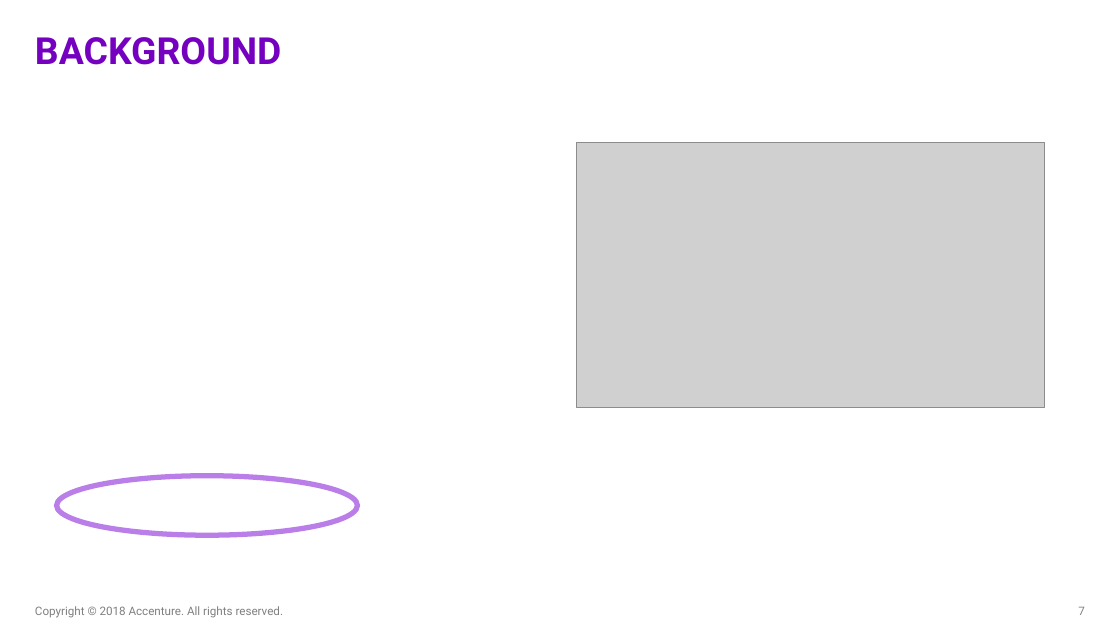
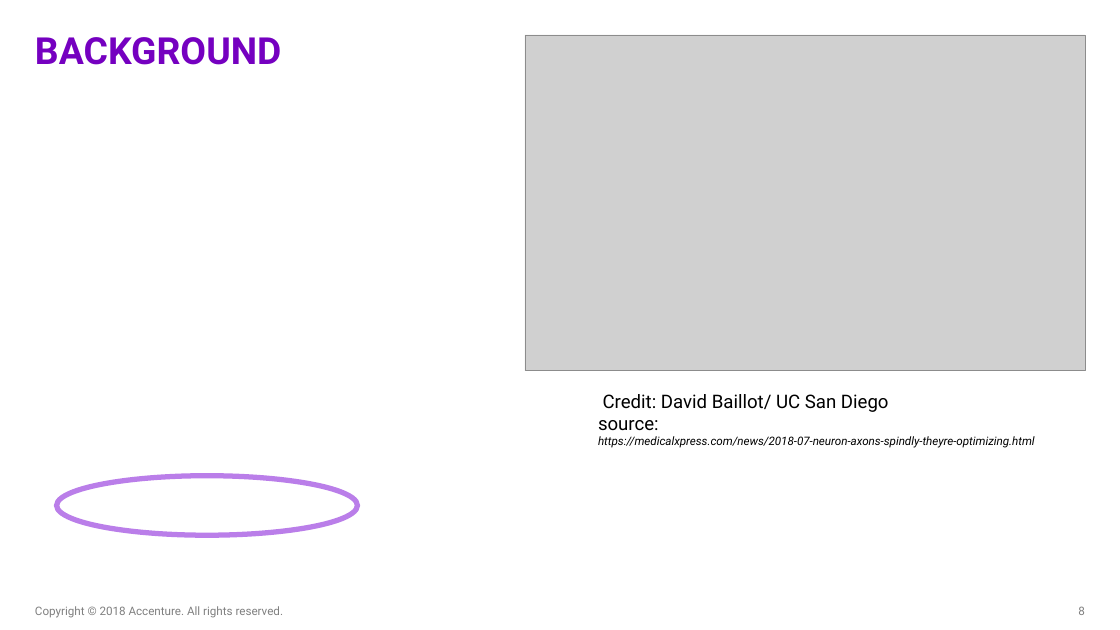
Before and after one commit to ameet123/na_la_nn, a slide deck: slide 8 of FY19 NA-LA.pptx (slide 7 before the commit). Drawn at 1120x630 pixels with LibreOffice and Linux fonts; fonts in the diff are those of the drawing; grey boxes stand for pictures. Boxes give left, top, right and bottom in pixels: in the first picture for what was removed or moved away, otherwise in the second. Text is boxed around its words. In the diff, an @@ line names an element or a change of style, - is before the commit and + after.

Commit message:
update ppt

```diff
--- a/FY19 NA-LA.pptx
+++ b/FY19 NA-LA.pptx
@@ picture: place and size @@
-picture at (577,142,1045,408)
+picture at (525,35,1086,371)
@@ text added at (598,394,1035,448), 10 pt, text #000000, italic @@
+Credit: David Baillot/ UC San Diego
+source:
+https://medicalxpress.com/news/2018-07-neuron-axons-spindly-theyre-optimizing.html
@@ page number at (1078,606,1085,615): text changed @@
-7
+8
```
Also in this commit, not shown: 6 other slides changed, 2 slides added.
